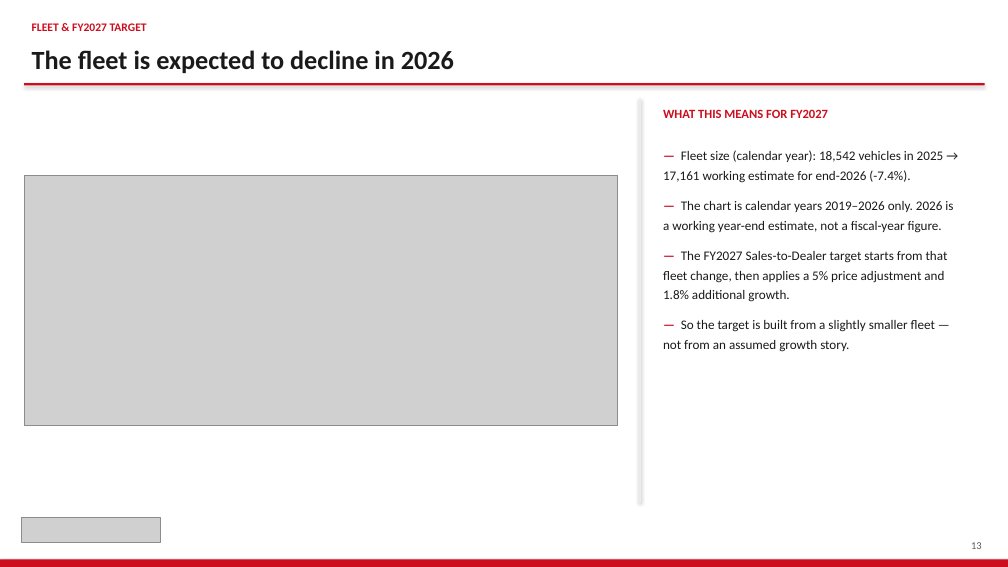
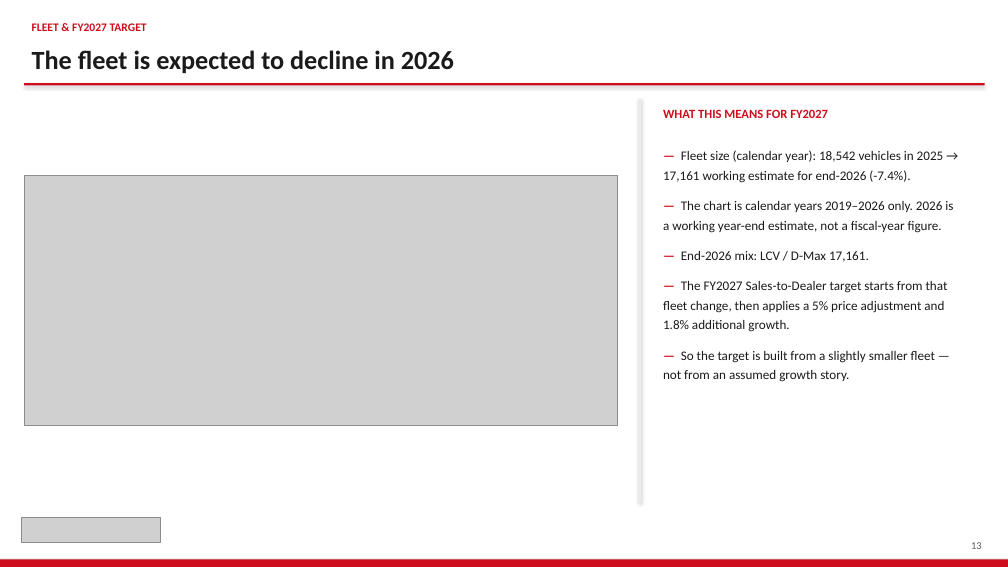
Before and after one commit to jeromio1987/ISZE, a slide deck: slide 13 of 09_meetings/UMI_Sales_Review_2026/ISZE_UMI_Sales_Review_FY2027.pptx. Drawn at 1008x567 pixels with LibreOffice and Linux fonts; fonts in the diff are those of the drawing; grey boxes stand for pictures. Boxes give left, top, right and bottom in pixels: in the first picture for what was removed or moved away, otherwise in the second. Text is boxed around its words. In the diff, an @@ line names an element or a change of style, - is before the commit and + after.

```diff
--- a/09_meetings/UMI_Sales_Review_2026/ISZE_UMI_Sales_Review_FY2027.pptx
+++ b/09_meetings/UMI_Sales_Review_2026/ISZE_UMI_Sales_Review_FY2027.pptx
@@ text at [681, 251, 869, 262]: paragraph added @@
+— End-2026 mix: LCV / D-Max 17,161.
```
Also in this commit, not shown: 4 other slides changed, 9 other files.
